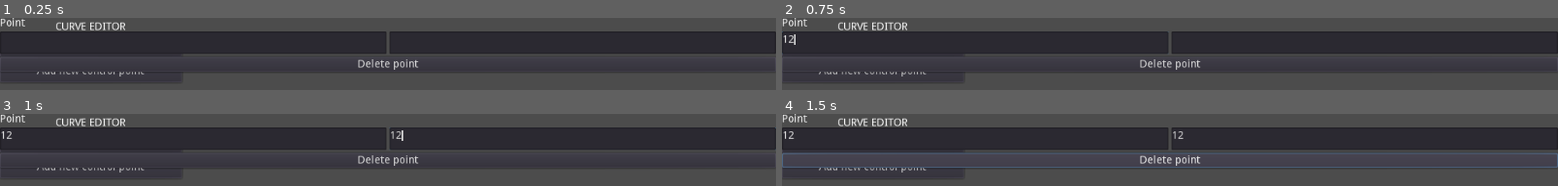
Above: before the commit, frames 1-4 (two rows, left to right).
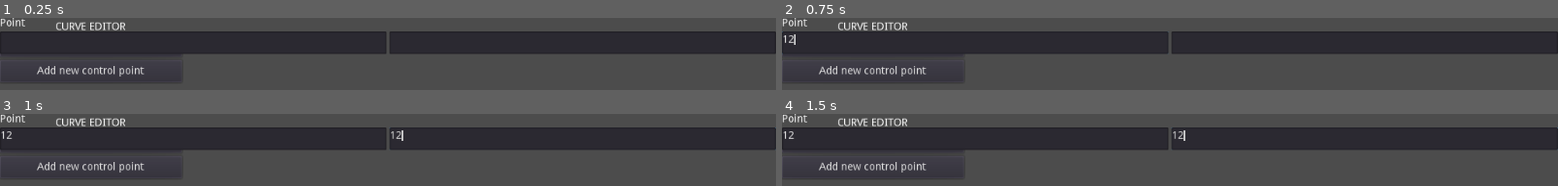
Above: after the commit, the same moments.

Repository: ZucchiniKing12/BezCurveMaker
Game: Godot game, scene res://UI/EditMenu/ControlPointEditor.tscn
Two runs of this game, one before a commit and one after it. Both use one fixed random seed, a clock stepped at 60 frames per second and the inputs below. This scene is started directly instead of the project's main scene.
Inputs (mouse positions are in pixels of both pictures, inside the frame that each line leads up to):
- Up to frame 1 (0.25 s): no input
- Up to frame 2 (0.75 s): click (976, 42) at 0.52 s; type "12" at 0.6 s
- Up to frame 3 (1 s): click (582, 138) at 0.75 s; type "12" at 0.83 s
- Up to frame 4 (1.5 s): click "Add new control point" at 1.25 s

The runs differ from the first frame. In frame 1, 1.9% of the frame differs, in the area x 4-96%, y 57-76%; in frame 2, 1.9%; in frame 3, 1.9%; in frame 4, 3.9%, in the area x 0-100%, y 18-76%.
Error in both runs: Invalid set index 'position' (on base: 'Nil') with value of type 'Vector2'. (res://UI/EditMenu/ControlPointEditor.gd:36)

Commit message:
Hide delete button on cpe since it is not function

Diff:
--- a/UI/EditMenu/ControlPointEditor.tscn
+++ b/UI/EditMenu/ControlPointEditor.tscn
@@ -30,7 +30,9 @@
 size_flags_horizontal = 3
 
 [node name="DeleteButton" type="Button" parent="."]
+visible = false
 margin_top = 52.0
 margin_right = 1024.0
 margin_bottom = 72.0
+disabled = true
 text = "Delete point"
